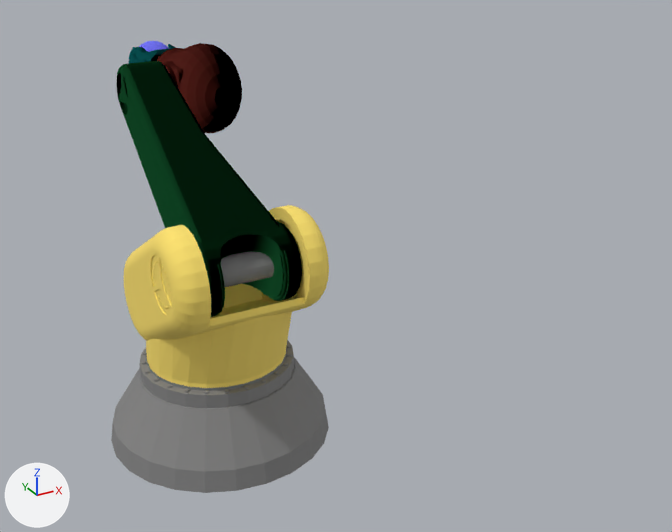
Before and after pictures for a commit that changed the FBX model applications/media/robot1.fbx.
Before and after are seen from a 50 mm camera at (-1.52, -4.05, 2.83) aimed at (0.43, -0.51, 1.05). Lighting does not change. The marker at lower left points along +X, +Y and +Z. Where no turn or scale is listed for an object, it has been applied to the vertices.

Names of what the first picture shows: 'arm_0_ConvexHull', 'arm_1_ConvexHull', 'base_0_ConvexHull', 'fix_base_ConvexHull'.
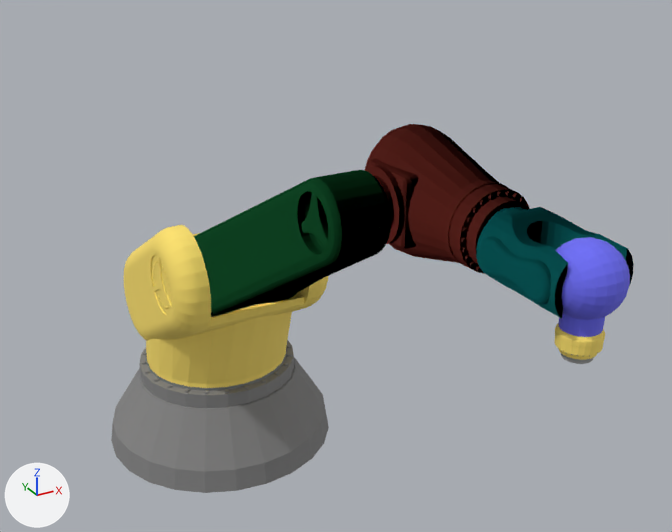
Commit message: setting robot joint limits.

ob_bone_base003 is not drawn itself; it is the parent of ob_arm_1_convexhull, ob_untitled_003, ob_bone_base004.
ob_bone_base005 is not drawn itself; it is the parent of ob_object002_convexhull, ob_untitled_005, ob_bone_base006.
ob_bone_base002 is not drawn itself; it is the parent of ob_arm_0_convexhull, ob_bone_base003, ob_untitled_002.

Edits to the bpy script that builds the scene:
```text
Change ob_bone_base003:
    ob_bone_base003.rotation_euler: (3.142, 0.0, -0.524) -> (3.142, 0.0, 0.524)  # degrees (180, 0, -30) -> degrees (180, 0, 30)
Change ob_bone_base005:
    ob_bone_base005.rotation_euler: (-1.571, -0.785, -1.571) -> (0.0, 1.571, 0.0)  # degrees (-90, -45, -90) -> degrees (0, 90, 0)
Change ob_bone_base002:
    ob_bone_base002.rotation_euler: (1.571, -0.524, 1.571) -> (-1.571, -0.524, -1.571)  # degrees (90, -30, 90) -> degrees (-90, -30, -90)
```

Pixel boxes [x1, y1, x2, y2] of what changed, in the pictures (672 x 532 px):
'arm_0_ConvexHull', turned: before [116, 61, 302, 317]; after [194, 170, 391, 317]
'arm_1_ConvexHull', turned: before [157, 43, 242, 133]; after [365, 124, 530, 274]
'Object001_ConvexHull', turned: before [129, 44, 176, 63]; after [476, 207, 634, 319]
'Object002_ConvexHull', turned: before [139, 41, 169, 52]; after [556, 237, 630, 337]
'Komponente_23_ConvexHull', turned (not visible before): after [554, 323, 605, 364]
